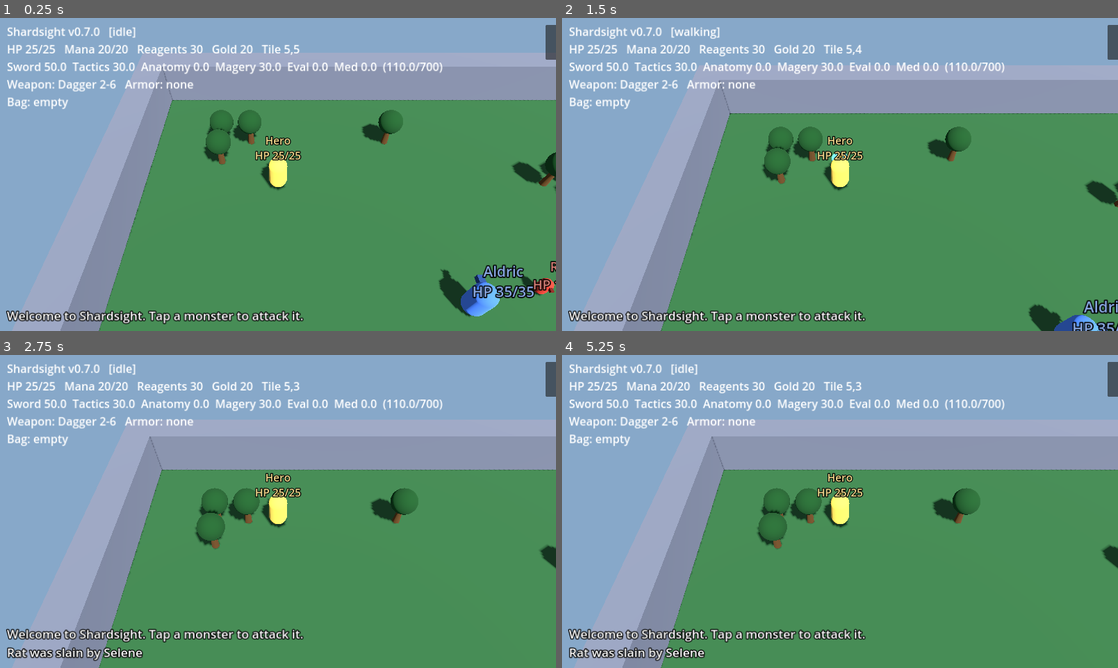
Above: before the commit, frames 1-4 (two rows, left to right).
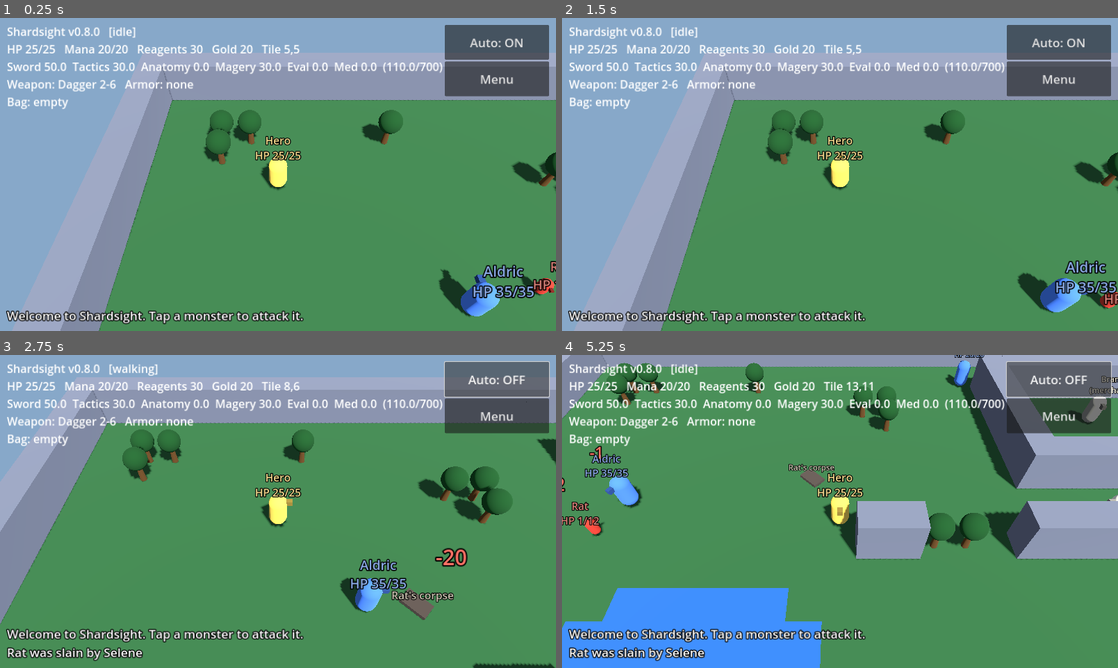
Above: after the commit, the same moments.

Repository: luckovsdeniss-denlu/Shardsight
Game: Godot game, scene res://scenes/main.tscn
The game is run twice, just before and just after one commit, with the same random seed, the same clock (stepped at 60 frames per second) and the same inputs.
Inputs (mouse positions are in pixels of both pictures, inside the frame that each line leads up to):
- Up to frame 1 (0.25 s): no input
- Up to frame 2 (1.5 s): click (1056, 77) at 0.5 s, where only the run after the commit has a clickable "Menu"; click (840, 146) at 1.25 s, where only the run after the commit has a clickable "Resume"
- Up to frame 3 (2.75 s): click (494, 380) at 2 s, where only the run after the commit has a clickable "Auto: ON"
- Up to frame 4 (5.25 s): click (1056, 380) at 2.75 s, where only the run after the commit has a clickable "Auto: OFF"; click (1056, 380) at 3.5 s, where only the run after the commit has a clickable "Auto: ON"; click (1056, 380) at 4.25 s, where only the run after the commit has a clickable "Auto: OFF"; click (1056, 380) at 5 s, where only the run after the commit has a clickable "Auto: ON"

The runs differ from the first frame. In frame 1, 4.3% of the frame differs, in the area x 15-100%, y 2-26%; in frame 2, 15%; in frame 3, 45%; in frame 4, 64%, in the area x 0-100%, y 0-100%.

Commit message:
Add save/load, pause menu and fixed-key signing support; roadmap (v0.8.0)
Co-Authored-By: Claude Sonnet 5.5 <noreply@anthropic.com>
Claude-Session: https://claude.ai/code/session_01H6LNxUGdbevPyoRQBBzvxK

Diff:
--- a/project.godot
+++ b/project.godot
@@ -4,7 +4,7 @@
 [application]
 
 config/name="Shardsight"
-config/version="0.7.0"
+config/version="0.8.0"
 run/main_scene="res://scenes/main.tscn"
 config/features=PackedStringArray("4.3", "GL Compatibility")
 config/icon="res://icon.svg"
--- a/scripts/main.gd
+++ b/scripts/main.gd
@@ -20,6 +20,12 @@
 var log_lines: Array[String] = []
 var held := false
 var auto := true
+var paused := false
+var menu: Control
+var reset_button: Button
+var reset_armed := false
+var save_timer := 0.0
+var skip_save := false
 
 
 func _ready() -> void:
@@ -58,15 +64,100 @@
 	log_label.size_flags_horizontal = Control.SIZE_SHRINK_BEGIN
 	column.add_child(log_label)
 
+	var corner := VBoxContainer.new()
+	corner.grow_horizontal = Control.GROW_DIRECTION_BEGIN
+	layer.add_child(corner)
 	auto_button.custom_minimum_size = Vector2(240, 80)
 	auto_button.add_theme_font_size_override("font_size", 28)
 	auto_button.pressed.connect(_toggle_auto)
-	layer.add_child(auto_button)
-	auto_button.set_anchors_and_offsets_preset(Control.PRESET_TOP_RIGHT, Control.PRESET_MODE_MINSIZE, 16)
+	corner.add_child(auto_button)
+	corner.add_child(_menu_button("Menu", _open_menu))
+	corner.set_anchors_and_offsets_preset(Control.PRESET_TOP_RIGHT, Control.PRESET_MODE_MINSIZE, 16)
 	_update_button()
-
-	log_event("Welcome to Shardsight. Tap a monster to attack it.")
+	_build_menu(layer)
+
+	if SaveGame.load_into(hero):
+		log_event("Welcome back. Your progress was loaded.")
+	else:
+		log_event("Welcome to Shardsight. Tap a monster to attack it.")
 	_follow_camera()
+
+
+func _menu_button(text: String, callback: Callable) -> Button:
+	var b := Button.new()
+	b.text = text
+	b.custom_minimum_size = Vector2(240, 80)
+	b.add_theme_font_size_override("font_size", 28)
+	b.pressed.connect(callback)
+	return b
+
+
+func _build_menu(layer: CanvasLayer) -> void:
+	menu = CenterContainer.new()
+	menu.visible = false
+	menu.mouse_filter = Control.MOUSE_FILTER_STOP     # swallow taps while the menu is open
+	layer.add_child(menu)
+	menu.set_anchors_and_offsets_preset(Control.PRESET_FULL_RECT)
+	var panel := PanelContainer.new()
+	menu.add_child(panel)
+	var pad := MarginContainer.new()
+	for side in ["left", "right", "top", "bottom"]:
+		pad.add_theme_constant_override("margin_" + side, 24)
+	panel.add_child(pad)
+	var box := VBoxContainer.new()
+	box.add_theme_constant_override("separation", 14)
+	pad.add_child(box)
+	var title := Label.new()
+	title.text = "Shardsight v%s" % version
+	title.horizontal_alignment = HORIZONTAL_ALIGNMENT_CENTER
+	title.add_theme_font_size_override("font_size", 34)
+	box.add_child(title)
+	box.add_child(_menu_button("Resume", _resume))
+	box.add_child(_menu_button("Save now", _save_now))
+	reset_button = _menu_button("Reset progress", _reset_progress)
+	box.add_child(reset_button)
+
+
+func _open_menu() -> void:
+	paused = true
+	menu.visible = true
+	reset_armed = false
+	reset_button.text = "Reset progress"
+	_autosave()
+
+
+func _resume() -> void:
+	paused = false
+	menu.visible = false
+
+
+func _save_now() -> void:
+	if SaveGame.save(hero):
+		log_event("Progress saved.")
+	else:
+		log_event("Could not save.")
+
+
+func _reset_progress() -> void:
+	if not reset_armed:
+		reset_armed = true
+		reset_button.text = "Really reset? Tap again"
+		return
+	skip_save = true
+	SaveGame.erase()
+	get_tree().reload_current_scene()
+
+
+func _autosave() -> void:
+	if not skip_save and hero != null:
+		SaveGame.save(hero)
+
+
+## Save when the game is closed or sent to the background (Android may kill it there).
+func _notification(what: int) -> void:
+	if what == NOTIFICATION_WM_CLOSE_REQUEST or what == NOTIFICATION_APPLICATION_PAUSED \
+			or what == NOTIFICATION_APPLICATION_FOCUS_OUT:
+		_autosave()
 
 
 func _spawn_all() -> void:
@@ -146,6 +237,8 @@
 # --- input -----------------------------------------------------------------
 
 func _unhandled_input(event: InputEvent) -> void:
+	if paused:
+		return
 	var button := event as InputEventMouseButton
 	if button != null and button.button_index == MOUSE_BUTTON_LEFT:
 		held = button.pressed
@@ -221,6 +314,13 @@
 # --- frame -----------------------------------------------------------------
 
 func _process(delta: float) -> void:
+	if paused:
+		_update_hud()
+		return
+	save_timer += delta
+	if save_timer >= 20.0:
+		save_timer = 0.0
+		_autosave()
 	for e in creatures:
 		e.tick(delta)
 	for c in corpses.duplicate():
--- /dev/null
+++ b/scripts/save_game.gd
@@ -0,0 +1,90 @@
+class_name SaveGame
+## Saves the hero to user://shardsight_save.json (readable JSON). The world, monsters and the
+## other characters are not saved; they start fresh each launch.
+
+const PATH := "user://shardsight_save.json"
+const FORMAT := 1
+
+
+static func exists() -> bool:
+	return FileAccess.file_exists(PATH)
+
+
+static func erase() -> void:
+	if exists():
+		DirAccess.remove_absolute(PATH)
+
+
+static func save(hero: Entity) -> bool:
+	var skills := {}
+	for s in hero.stats.skills:
+		skills[str(s)] = hero.stats.skills[s]
+	var tile := hero.world.to_tile(hero.position)
+	var data := {
+		"format": FORMAT,
+		"version": ProjectSettings.get_setting("application/config/version", ""),
+		"str": hero.stats.strength,
+		"dex": hero.stats.dexterity,
+		"int": hero.stats.intelligence,
+		"skills": skills,
+		"gold": hero.gold,
+		"reagents": hero.reagents,
+		"inventory": hero.inventory,
+		"weapon": hero.weapon,
+		"armor": hero.armor_id,
+		"tile": [tile.x, tile.y],
+	}
+	var f := FileAccess.open(PATH, FileAccess.WRITE)
+	if f == null:
+		return false
+	f.store_string(JSON.stringify(data, "\t"))
+	return true
+
+
+## Loads a save into the hero. Everything is validated; bad or old data is ignored.
+static func load_into(hero: Entity) -> bool:
+	if not exists():
+		return false
+	var f := FileAccess.open(PATH, FileAccess.READ)
+	if f == null:
+		return false
+	var parsed: Variant = JSON.parse_string(f.get_as_text())
+	if typeof(parsed) != TYPE_DICTIONARY:
+		return false
+	var d: Dictionary = parsed
+	if int(d.get("format", 0)) != FORMAT:
+		return false
+
+	hero.stats.strength = clampi(int(d.get("str", hero.stats.strength)), Rules.STAT_MIN, Rules.STAT_CAP)
+	hero.stats.dexterity = clampi(int(d.get("dex", hero.stats.dexterity)), Rules.STAT_MIN, Rules.STAT_CAP)
+	hero.stats.intelligence = clampi(int(d.get("int", hero.stats.intelligence)), Rules.STAT_MIN, Rules.STAT_CAP)
+
+	var skills: Dictionary = d.get("skills", {})
+	for key in skills:
+		var id := int(key)
+		if hero.stats.skills.has(id):
+			hero.stats.skills[id] = clampf(float(skills[key]), 0.0, float(Rules.SKILL_MAX))
+
+	hero.gold = maxi(0, int(d.get("gold", 0)))
+	hero.reagents = clampf(float(d.get("reagents", hero.reagents)), 0.0, Entity.MAX_REAGENTS)
+
+	hero.inventory.clear()
+	var inv: Dictionary = d.get("inventory", {})
+	for key in inv:
+		var item_id := String(key)
+		if Gear.LIST.has(item_id) or Items.LIST.has(item_id):
+			hero.inventory[item_id] = maxi(1, int(inv[key]))
+
+	var w := String(d.get("weapon", hero.weapon))
+	hero.weapon = w if Gear.LIST.has(w) and String(Gear.LIST[w]["slot"]) == "weapon" else ""
+	var a := String(d.get("armor", hero.armor_id))
+	hero.armor_id = a if Gear.LIST.has(a) and String(Gear.LIST[a]["slot"]) == "armor" else ""
+
+	var t: Array = d.get("tile", [])
+	if t.size() == 2:
+		var c := Vector2i(int(t[0]), int(t[1]))
+		if not hero.world.is_blocked(c):
+			hero.position = hero.world.tile_center(c)
+	hero.hp = float(hero.stats.max_hp())
+	hero.mana = float(hero.stats.max_mana())
+	return true
Not shown, changed: CHANGELOG.md
Not shown, added: ROADMAP.md
Not shown, added: SIGNING.md
